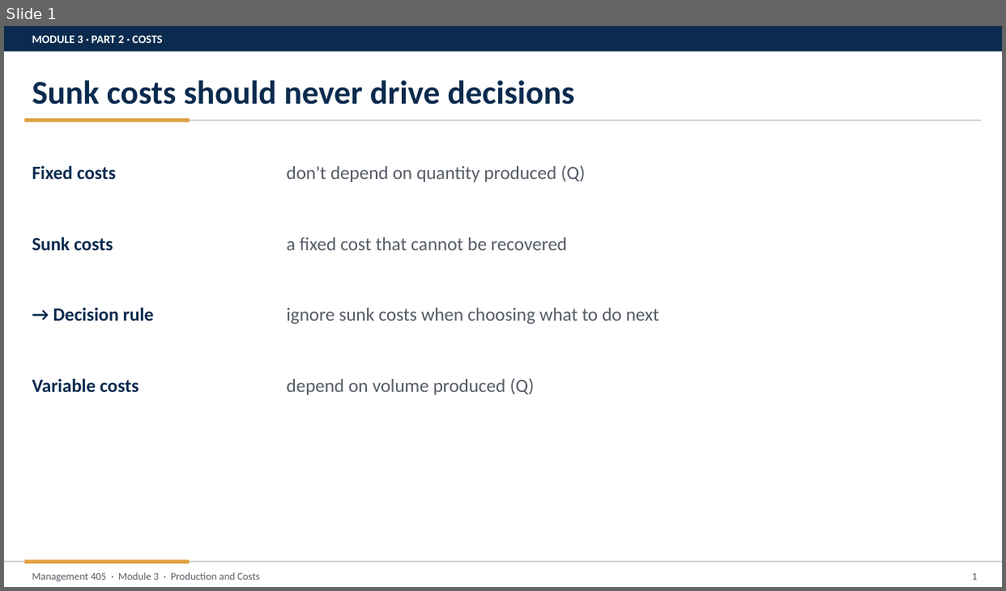
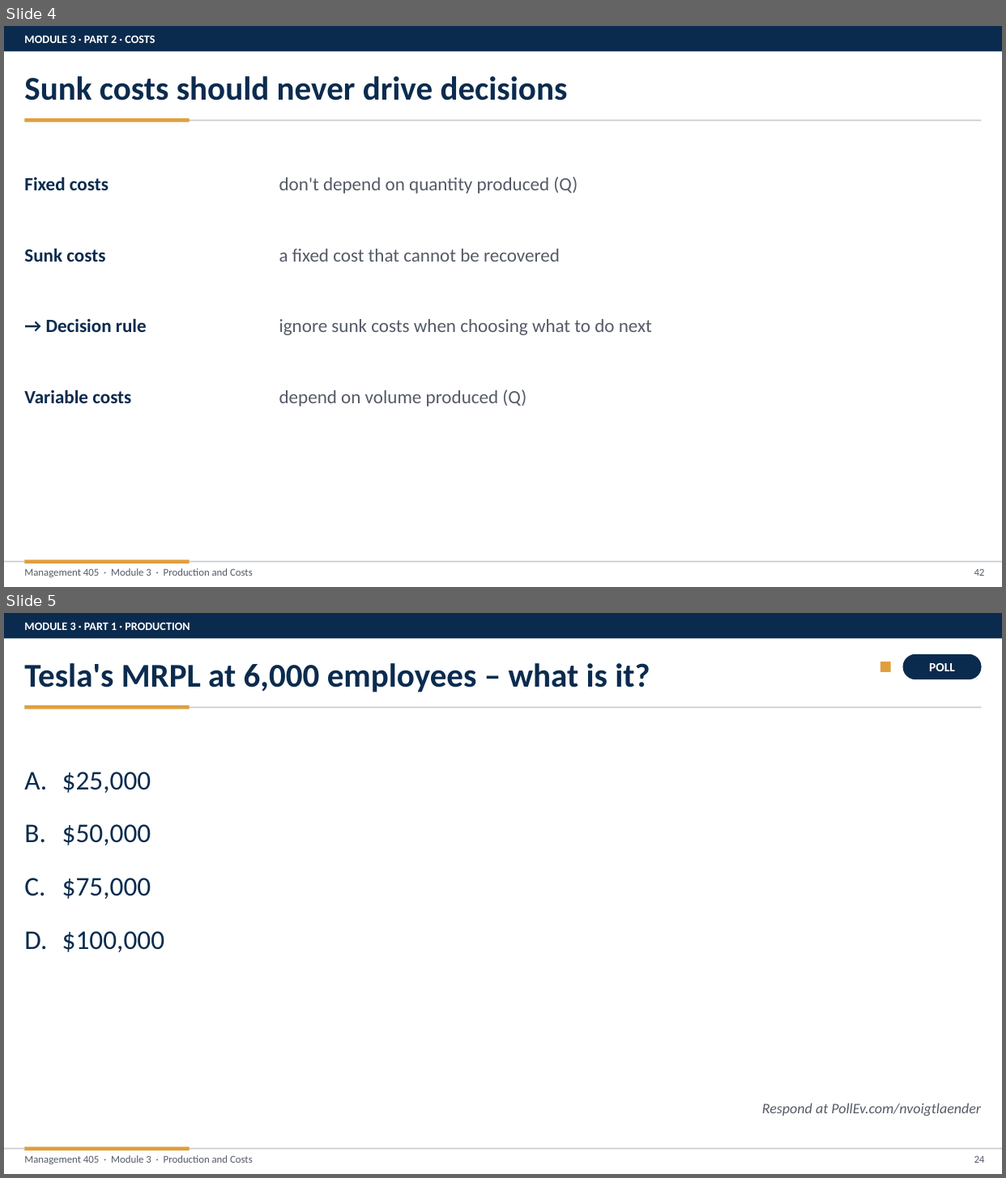
Before and after one commit to nvoigtla/Teaching, a slide deck: 405 Slide Revisions 2026/Module 3/405 Slides Template.pptx. Shown one above the other, each under a label of ours: slide 1 before the commit, slides 4 and 5 after it. The pictures are 1006x591 and 1006x1178 pixels, drawn with LibreOffice and Linux fonts; fonts in the diff are those of the drawing. Boxes give left, top, right and bottom in pixels: in the first picture for what was removed or moved away, otherwise in the second. Text is boxed around its words. In the diff, an @@ line names an element or a change of style, - is before the commit and + after.

```diff
--- a/405 Slide Revisions 2026/Module 3/405 Slides Template.pptx
+++ b/405 Slide Revisions 2026/Module 3/405 Slides Template.pptx
@@ slide 5 added at (4,613,1002,1174), background #FFFFFF @@
@@ rectangle added at (4,613,1002,638), fill #0B2B4E @@
@@ text added at (24,622,189,630), 11 pt, text #FFFFFF, bold @@
+MODULE 3 · PART 1 · PRODUCTION
@@ rounded rectangle added at (903,654,982,679), fill #0B2B4E @@
@@ text added at (24,663,650,692), 32 pt, text #0B2B4E, bold @@
+Tesla's MRPL at 6,000 employees – what is it?
@@ rectangle added at (880,662,891,672), fill #E09F3E @@
@@ text added at (929,663,955,671), 12 pt, text #FFFFFF, bold @@
+POLL
@@ rectangle added at (25,707,982,708), fill #C8CDD3 @@
@@ rectangle added at (25,706,189,709), fill #E09F3E @@
@@ text added at (62,772,165,952), 26 pt, text #0B2B4E @@
+A. $25,000
+B. $50,000
+C. $75,000
+D. $100,000
@@ text added at (762,1103,981,1116), 14 pt, text #555B66, italic @@
+Respond at PollEv.com/nvoigtlaender
@@ rectangle added at (25,1147,189,1151), fill #E09F3E @@
@@ rectangle added at (4,1148,1002,1150), fill #C8CDD3 @@
@@ text added at (24,1156,253,1165), 10 pt, text #555B66 @@
+Management 405 · Module 3 · Production and Costs
@@ text added at (974,1156,985,1163), 10 pt, text #555B66 @@
+24
@@ what was slide 1 is now slide 4 @@
@@ slide 4 changed as well @@
@@ 8 texts: place and size @@
-8 texts at (32,165,659,395)
+8 texts at (24,177,652,407)
@@ 3 texts: place and size @@
-3 texts at (32,35,575,582)
+3 texts at (24,35,568,578)
@@ text at (974,569,985,576): text changed @@
-1
+42
```
Also in this commit, not shown: 4 other slides added, 21 other files.
